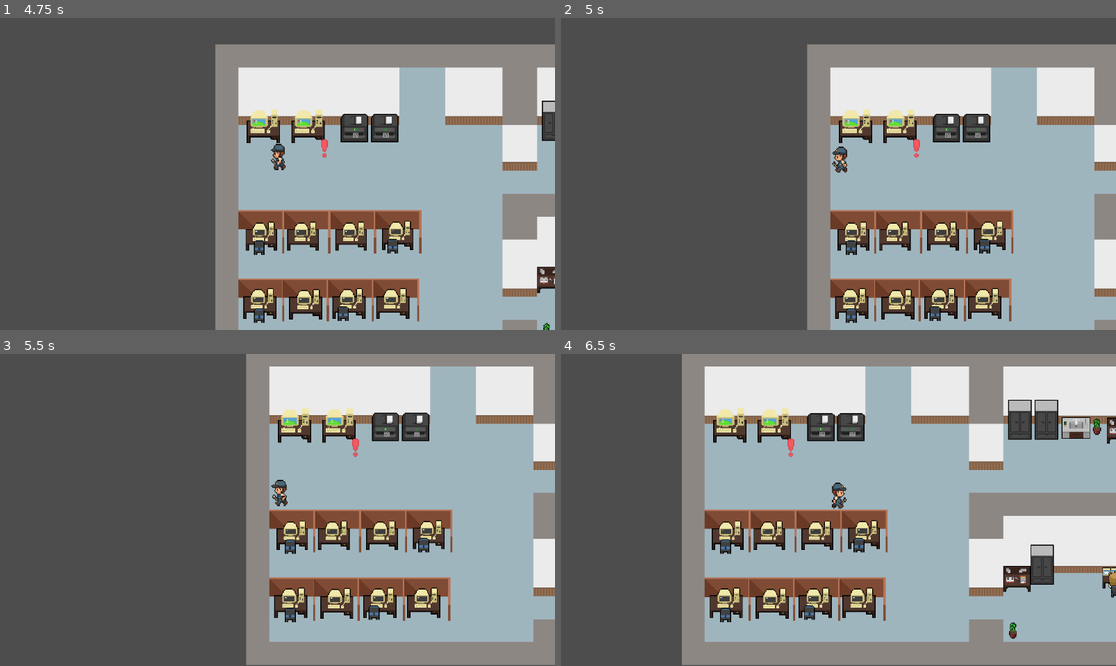
Above: before the commit, frames 1-4 (two rows, left to right).
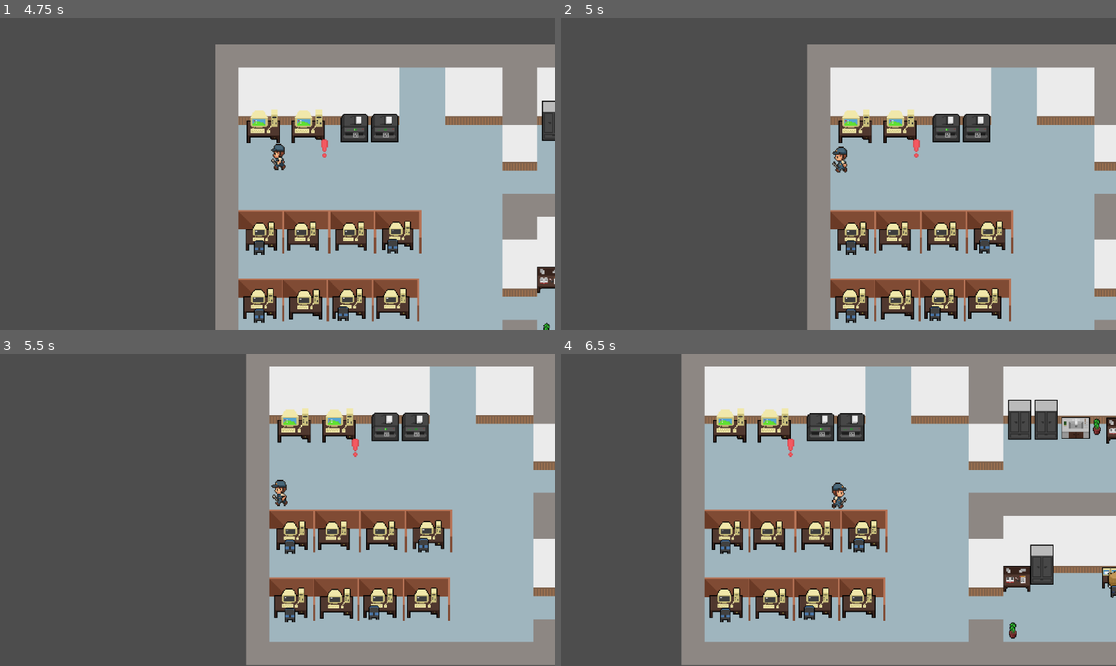
Above: after the commit, the same moments.

Repository: Lenni707/gamejam
Game: Godot game, scene res://Scenes/game.tscn
The game is run twice, just before and just after one commit, with the same random seed, the same clock (stepped at 60 frames per second) and the same inputs.
Inputs:
- Up to frame 1 (4.75 s): tap Enter at 0.5, 2.75 s; hold D (right) 0.53-1.28 s; tap E (Interagieren) every 0.75 s from 0.6 to 4.35 s; tap Space at 1.25 s; hold S (down) 1.28-2.03 s; hold D (right) 2.03-2.78 s; hold W (up) 2.78-3.53 s; hold A (left) from 3.53 s (still down)
- Up to frame 2 (5 s): keep holding A (left)
- Up to frame 3 (5.5 s): release A (left) at 5.03 s; hold S (down) from 5.03 s (still down); tap E (Interagieren) at 5.1 s
- Up to frame 4 (6.5 s): tap Space at 5.75 s; release S (down) at 5.78 s; hold D (right) from 5.78 s (still down); tap E (Interagieren) at 5.85 s

Frame 1 is identical in both runs. In frame 2, 0.6% of the frame differs, in the area x 49-99%, y 29-98%; in frame 3, 0.6%; in frame 4, 1.1%, in the area x 21-100%, y 0-100%.

Commit message:
Z-Index 5

Diff:
--- a/Scenes/game.tscn
+++ b/Scenes/game.tscn
@@ -4108,7 +4108,7 @@
 size = Vector2(670, 33)
 
 [sub_resource type="RectangleShape2D" id="RectangleShape2D_iivbl"]
-size = Vector2(33, 391)
+size = Vector2(33.5, 391)
 
 [sub_resource type="RectangleShape2D" id="RectangleShape2D_ewbju"]
 size = Vector2(241, 86)
@@ -4125,6 +4125,9 @@
 [sub_resource type="RectangleShape2D" id="RectangleShape2D_mg4q0"]
 size = Vector2(48, 47)
 
+[sub_resource type="RectangleShape2D" id="RectangleShape2D_tgy6u"]
+size = Vector2(48, 20)
+
 [sub_resource type="RectangleShape2D" id="RectangleShape2D_vm72l"]
 size = Vector2(118, 20)
 
@@ -4136,6 +4139,20 @@
 
 [sub_resource type="RectangleShape2D" id="RectangleShape2D_81klo"]
 size = Vector2(253, 52)
+
+[sub_resource type="RectangleShape2D" id="RectangleShape2D_cwurv"]
+size = Vector2(67, 22)
+
+[sub_resource type="RectangleShape2D" id="RectangleShape2D_mucmn"]
+size = Vector2(52, 22)
+
+[sub_resource type="CircleShape2D" id="CircleShape2D_8m3t6"]
+radius = 5.0
+
+[sub_resource type="CircleShape2D" id="CircleShape2D_ese38"]
+
+[sub_resource type="CircleShape2D" id="CircleShape2D_oeip8"]
+radius = 6.0
 
 [node name="game" type="Node2D"]
 script = ExtResource("1_nnt18")
@@ -4160,7 +4177,7 @@
 shape = SubResource("RectangleShape2D_iivbl")
 
 [node name="CollisionShape2D4" type="CollisionShape2D" parent="TileMap/Walls"]
-position = Vector2(369, -17)
+position = Vector2(368.75, -17)
 shape = SubResource("RectangleShape2D_iivbl")
 
 [node name="Wall" type="Sprite2D" parent="TileMap/Walls"]
@@ -4189,6 +4206,10 @@
 position = Vector2(136, 88.5)
 shape = SubResource("RectangleShape2D_mg4q0")
 
+[node name="CollisionShape2D10" type="CollisionShape2D" parent="TileMap/Walls"]
+position = Vector2(136, 174)
+shape = SubResource("RectangleShape2D_tgy6u")
+
 [node name="Items" type="StaticBody2D" parent="TileMap"]
 
 [node name="CollisionShape2D" type="CollisionShape2D" parent="TileMap/Items"]
@@ -4210,6 +4231,26 @@
 [node name="CollisionShape2D5" type="CollisionShape2D" parent="TileMap/Items"]
 position = Vector2(-130.5, 113)
 shape = SubResource("RectangleShape2D_81klo")
+
+[node name="CollisionShape2D6" type="CollisionShape2D" parent="TileMap/Items"]
+position = Vector2(195.5, 79)
+shape = SubResource("RectangleShape2D_cwurv")
+
+[node name="CollisionShape2D7" type="CollisionShape2D" parent="TileMap/Items"]
+position = Vector2(325, 85)
+shape = SubResource("RectangleShape2D_mucmn")
+
+[node name="CollisionShape2D8" type="CollisionShape2D" parent="TileMap/Items"]
+position = Vector2(174, 168)
+shape = SubResource("CircleShape2D_8m3t6")
+
+[node name="CollisionShape2D9" type="CollisionShape2D" parent="TileMap/Items"]
+position = Vector2(316, 104)
+shape = SubResource("CircleShape2D_ese38")
+
+[node name="CollisionShape2D10" type="CollisionShape2D" parent="TileMap/Items"]
+position = Vector2(341, -39)
+shape = SubResource("CircleShape2D_oeip8")
 
 [node name="Items" type="Node" parent="."]
 
@@ -4401,6 +4442,7 @@
 texture = ExtResource("14_1phco")
 
 [node name="player" parent="." instance=ExtResource("13_rfjv2")]
+z_index = 5
 position = Vector2(4, -61)
 scale = Vector2(0.471446, 0.471446)
 
Not shown: 1 places in Scenes/game.tscn that only renumber resources
